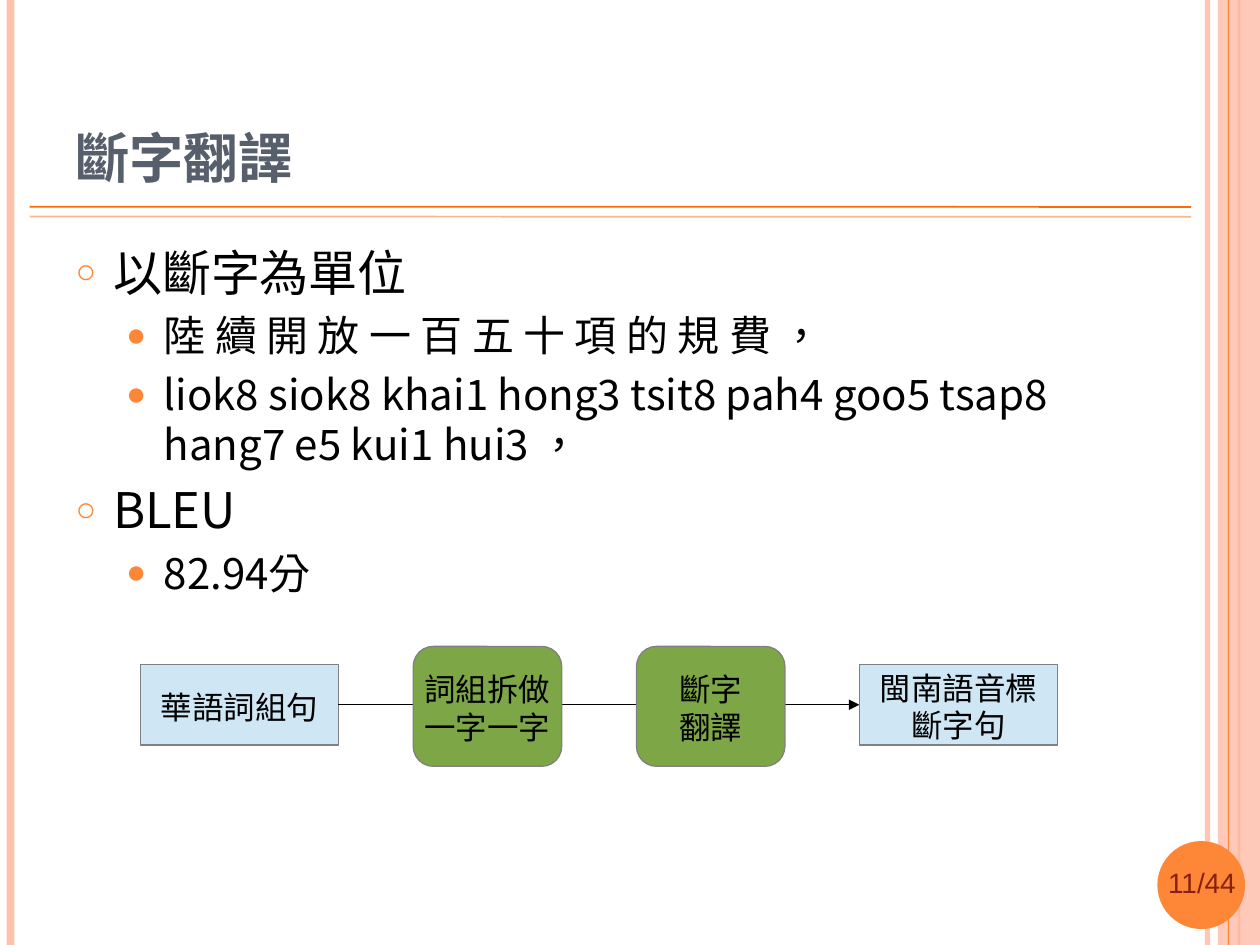
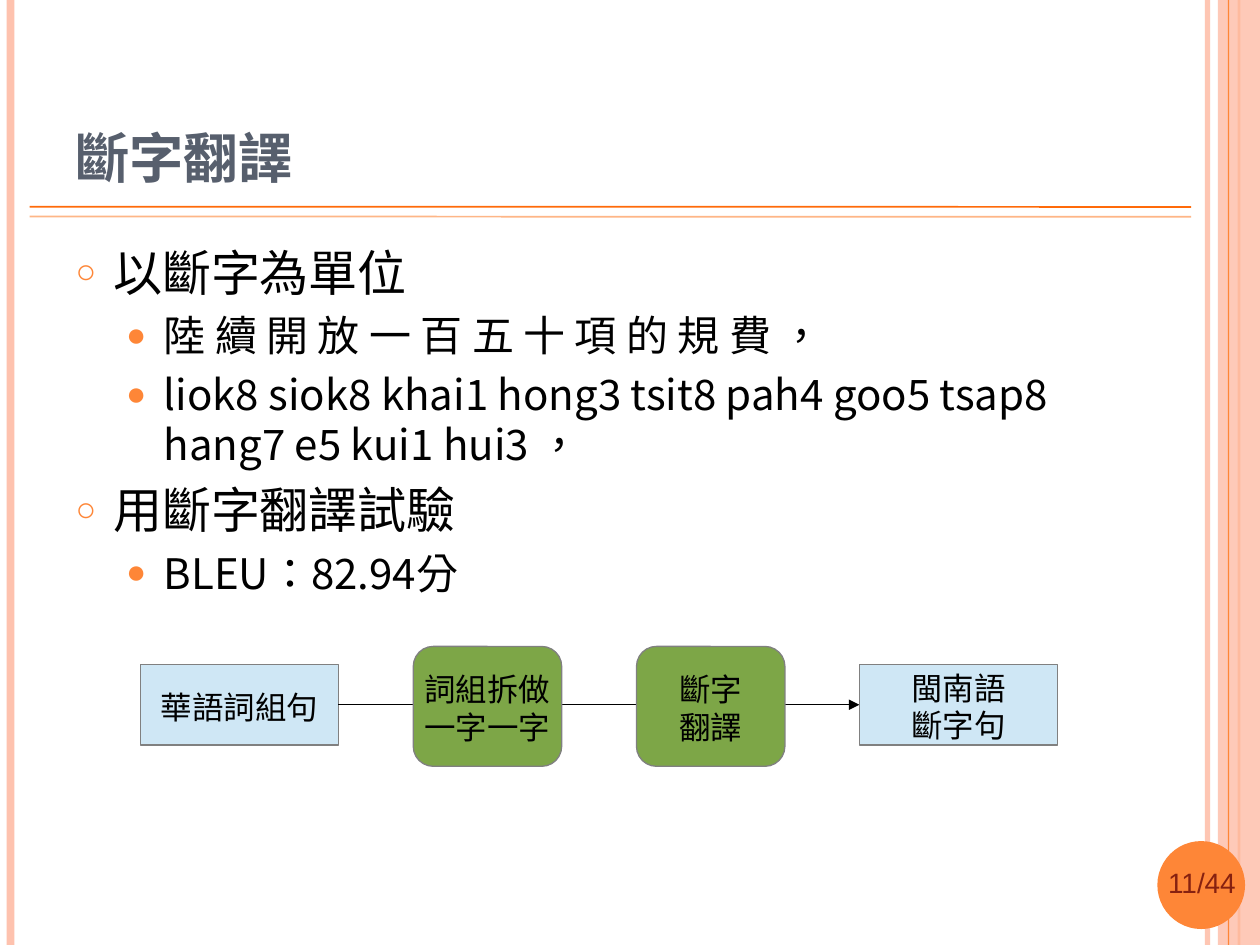
Before and after one commit to sih4sing5hong5/po3-ko3_tau5-iann2-phinn3, a slide deck: slide 11 of 翻譯報告.pptx. Drawn at 1260x945 pixels with LibreOffice and Linux fonts; fonts in the diff are those of the drawing; background and template pictures are left out. Boxes give left, top, right and bottom in pixels: in the first picture for what was removed or moved away, otherwise in the second. Text is boxed around its words. In the diff, an @@ line names an element or a change of style, - is before the commit and + after.

```diff
--- a/翻譯報告.pptx
+++ b/翻譯報告.pptx
@@ text at <box>113,486,458,593</box>: text changed @@
-○ BLEU
-  ● 82.94分
+○ 用斷字翻譯試驗
+  ● BLEU：82.94分
@@ text in rectangle at <box>911,673,1005,703</box>: text changed @@
-閩南語音標
+閩南語
```
Also in this commit, not shown: 19 other slides changed, 2 slides added.
